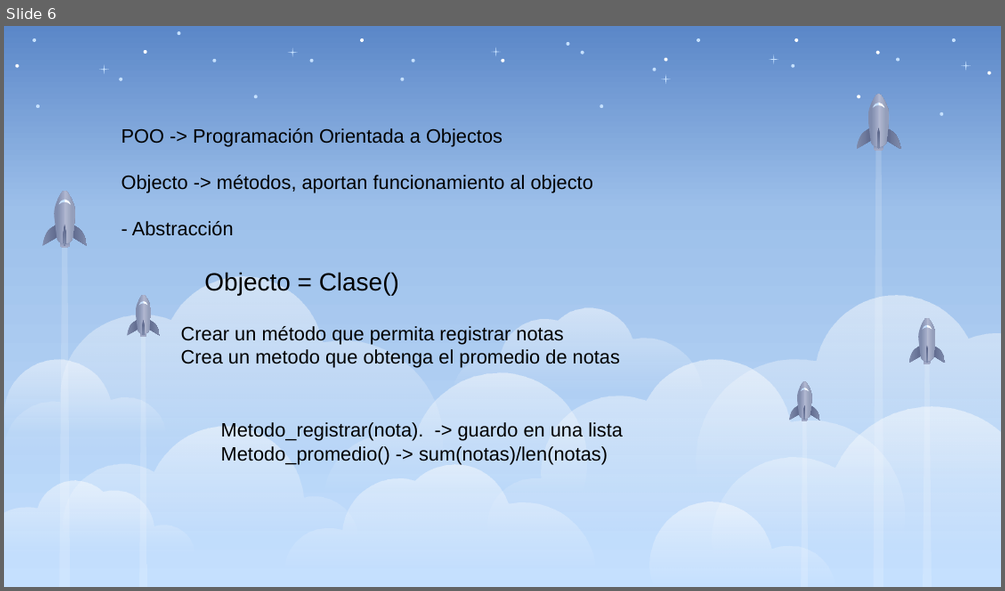
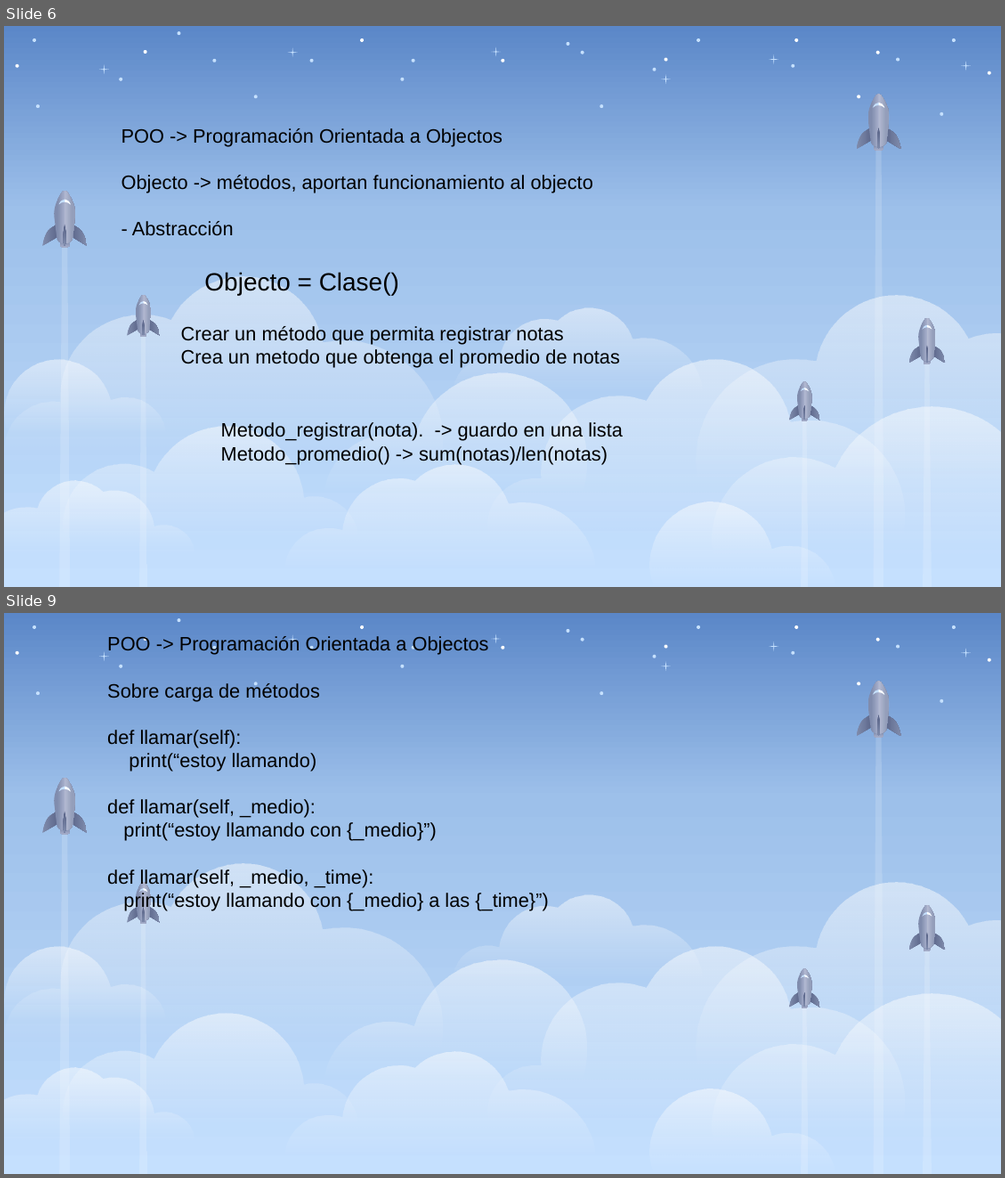
Before and after one commit to johetsy/curso-python-Profe, a slide deck: Modulo-4/clase 2/laminas.pptx. Shown one above the other, each under a label of ours: slide 6 before the commit, slides 6 and 9 after it; the slides between them are not shown. The pictures are 1005x591 and 1005x1178 pixels, drawn with LibreOffice and Linux fonts; fonts in the diff are those of the drawing. Boxes give left, top, right and bottom in pixels: in the first picture for what was removed or moved away, otherwise in the second. Text is boxed around its words. In the diff, an @@ line names an element or a change of style, - is before the commit and + after.

```diff
--- a/Modulo-4/clase 2/laminas.pptx
+++ b/Modulo-4/clase 2/laminas.pptx
@@ slide 9 added at box(4, 613, 1001, 1174), background gradient #5B87C8 to #9DC0EA to #C5E0FE; not listed: 89 template elements that a slide beside it also shows @@
@@ text added at box(107, 636, 548, 911), 14 pt, text #000000 @@
+POO -> Programación Orientada a Objectos
+Sobre carga de métodos
+def llamar(self):
+print(“estoy llamando)
+def llamar(self, _medio):
+print(“estoy llamando con {_medio}”)
+def llamar(self, _medio, _time):
+print(“estoy llamando con {_medio} a las {_time}”)
```
Also in this commit, not shown: 1 slide changed, 3 other slides added, 4 other files.
